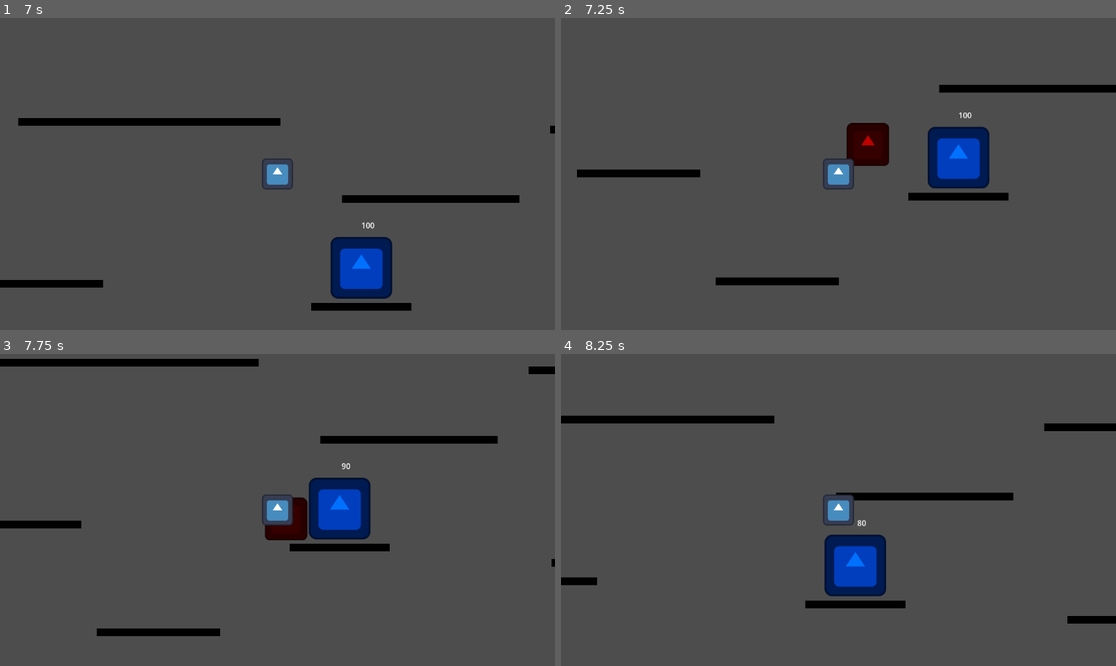
Above: before the commit, frames 1-4 (two rows, left to right).
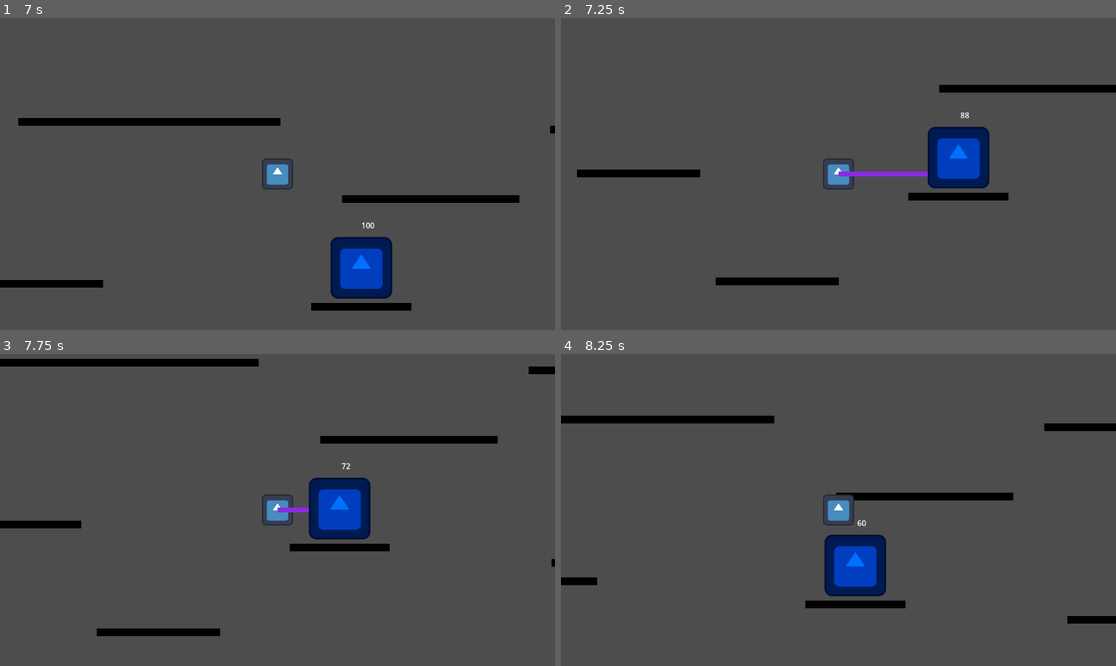
Above: after the commit, the same moments.

Repository: ZinKx135/Godot_GameSpace
Game: Godot game, scene res://Week 1/Word.tscn
Two runs of this game, one before a commit and one after it. Both use one fixed random seed, a clock stepped at 60 frames per second and the inputs below. The engine's default icon, where the game draws it, is replaced by a stand-in: a white triangle on a blue panel in a dark square.
Inputs:
- Up to frame 1 (7 s): hold Right (ui_right) 0.53-2.03 s; hold Left (ui_left) 2.03-2.78 s; hold Right (ui_right) 2.78-4.28 s; hold Left (ui_left) 4.28-5.03 s; hold Right (ui_right) 5.03-5.78 s; hold Left (ui_left) from 5.78 s (still down)
- Up to frame 2 (7.25 s): keep holding Left (ui_left)
- Up to frame 3 (7.75 s): release Left (ui_left) at 7.28 s; hold Right (ui_right) from 7.28 s (still down)
- Up to frame 4 (8.25 s): keep holding Right (ui_right)

Frame 1 is identical in both runs. In frame 2, 1.3% of the frame differs, in the area x 49-74%, y 30-51%; in frame 3, 0.7%; in frame 4, less than 0.1%.

Commit message:
week 3 fix

Diff:
--- a/godot-game-space/Week 1/character_body_2d.gd
+++ b/godot-game-space/Week 1/character_body_2d.gd
@@ -1,14 +1,27 @@
 extends CharacterBody2D
 
-@export var projectile_scene : PackedScene
-@onready var ray_left = $RayCast2D_kiri
-@onready var ray_right = $RayCast2D_kanan
+@export var laser_length := 800.0
+@export var damage := 10
+@onready var ray_kanan = $RayCast2D_kanan
+@onready var ray_kiri = $RayCast2D_kiri
 
-var can_shoot = true
+var laser_kanan: Line2D
+var laser_kiri: Line2D
 
 const SPEED = 300.0
 const JUMP_VELOCITY = -800.0
 
+func _ready():
+	laser_kanan = buat_laser()
+	laser_kiri = buat_laser()
+
+func buat_laser() -> Line2D:
+	var l = Line2D.new()
+	l.width = 10
+	l.default_color = Color.BLUE_VIOLET
+	l.visible = false
+	add_child(l)
+	return l
 
 func _physics_process(delta: float) -> void:
 
@@ -25,31 +38,30 @@
 		velocity.x = move_toward(velocity.x, 0, SPEED)
 	move_and_slide()
 
-	check_raycast(ray_left)
-	check_raycast(ray_right)
+func _process(delta):
+	check_raycast(ray_kanan, laser_kanan, Vector2.RIGHT)
+	check_raycast(ray_kiri, laser_kiri, Vector2.LEFT)
 
-func check_raycast(ray):
+func check_raycast(ray: RayCast2D, laser: Line2D, dir: Vector2):
+	ray.target_position = dir * laser_length
+	ray.force_raycast_update()
+
+	# default mati
+	laser.visible = false
+
 	if ray.is_colliding():
-		var target = ray.get_collider()
+		var obj = ray.get_collider()
 
-		if target == null:
-			return
+		#aktif kalau kena group enemy
+		if obj.is_in_group("enemy"):
+			# tampilkan laser
+			laser.visible = true
+			laser.clear_points()
+			laser.add_point(Vector2.ZERO)
 
-		if target.is_in_group("enemy"):
-			shoot(target.global_position)
+			var hit = to_local(ray.get_collision_point())
+			laser.add_point(hit)
 
-func shoot(target_pos):
-	if not can_shoot:
-		return
-
-	can_shoot = false
-
-	var bullet = projectile_scene.instantiate()
-	get_tree().current_scene.add_child(bullet)
-	bullet.global_position = global_position
-
-	var dir = (target_pos - global_position).normalized()
-	bullet.set_direction(dir)
-
-	await get_tree().create_timer(0.5).timeout
-	can_shoot = true
+			#damage
+			if obj.has_method("take_damage"):
+				obj.take_damage(damage)
--- a/godot-game-space/Week 1/character_body_2d.tscn
+++ b/godot-game-space/Week 1/character_body_2d.tscn
@@ -1,7 +1,6 @@
 [gd_scene format=3 uid="uid://bwmm032itxll1"]
 
 [ext_resource type="Script" uid="uid://dpwmpyfic0ke" path="res://Week 1/character_body_2d.gd" id="1_ij6vw"]
-[ext_resource type="PackedScene" uid="uid://crtyj3mbo4tw3" path="res://Week 3/projectile.tscn" id="2_fvsfo"]
 [ext_resource type="Texture2D" uid="uid://dfvyt7ojv4bhf" path="res://icon.svg" id="2_ghijl"]
 
 [sub_resource type="RectangleShape2D" id="RectangleShape2D_44cfe"]
@@ -9,7 +8,7 @@
 
 [node name="CharacterBody2D" type="CharacterBody2D" unique_id=122348483 groups=["Player"]]
 script = ExtResource("1_ij6vw")
-projectile_scene = ExtResource("2_fvsfo")
+damage = 2
 
 [node name="CollisionShape2D" type="CollisionShape2D" parent="." unique_id=659169537]
 shape = SubResource("RectangleShape2D_44cfe")
@@ -21,7 +20,9 @@
 [node name="Camera2D" type="Camera2D" parent="." unique_id=717647850]
 
 [node name="RayCast2D_kanan" type="RayCast2D" parent="." unique_id=2036078894]
+position = Vector2(32, 0)
 target_position = Vector2(200, 0)
 
 [node name="RayCast2D_kiri" type="RayCast2D" parent="." unique_id=1369699555]
+position = Vector2(-32, 0)
 target_position = Vector2(-200, 0)
--- a/godot-game-space/Week 2/portal.gd
+++ b/godot-game-space/Week 2/portal.gd
@@ -5,12 +5,10 @@
 var teleport_locked := false
 var last_body: Node = null
 
-
 func _ready():
 	$AnimatedSprite2D.play("Portal_idle")
 	body_entered.connect(_on_body_entered)
 	body_exited.connect(_on_body_exited)
-
 
 func _on_body_entered(body):
 
@@ -18,7 +16,6 @@
 		return
 
 	if body is CharacterBody2D:
-
 		var portal = get_node(target_portal)
 
 		# teleport player
@@ -28,7 +25,6 @@
 		portal.teleport_locked = true
 		portal.last_body = body
 
-
 func _on_body_exited(body):
 
 	if body == last_body:
